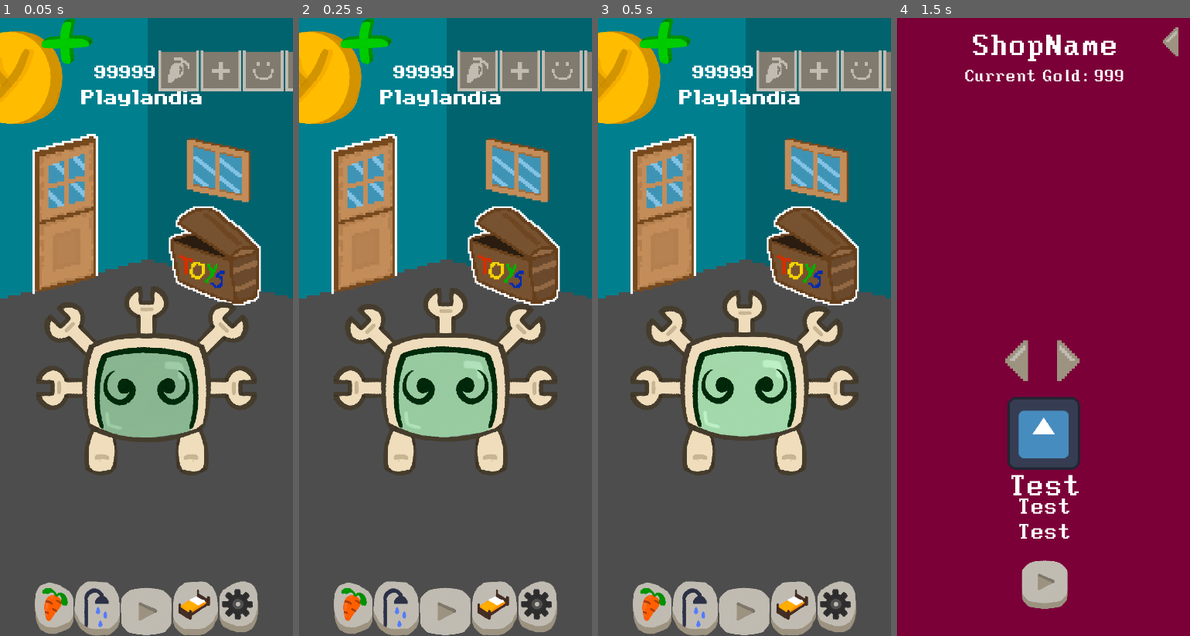
Above: before the commit, frames 1-4 (left to right).
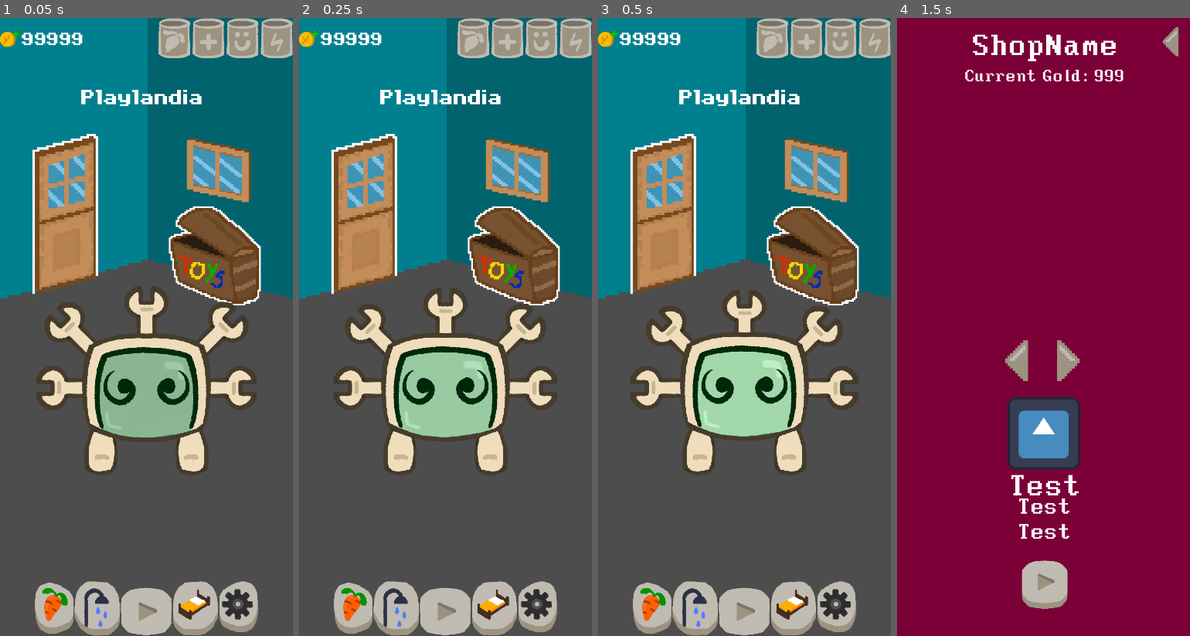
Above: after the commit, the same moments.

Repository: daniel-macias/mrduelm
Game: Godot game, scene res://Scenes/main.tscn
Two runs of this game, one before a commit and one after it. Both use one fixed random seed, a clock stepped at 60 frames per second and the inputs below. The engine's default icon, where the game draws it, is replaced by a stand-in: a white triangle on a blue panel in a dark square.
Inputs (mouse positions are in pixels of both pictures, inside the frame that each line leads up to):
- Up to frame 1 (0.05 s): no input
- Up to frame 2 (0.25 s): no input
- Up to frame 3 (0.5 s): no input
- Up to frame 4 (1.5 s): click (961, 215) at 0.5 s; click (1110, 252) at 1.25 s

The runs differ from the first frame. In frame 1, 8.7% of the frame differs, in the area x 0-100%, y 0-18%; in frame 2, 8.7%; in frame 3, 8.7%; in frame 4, nothing differs.

Commit message:
changed progress bar textures, fixed bubble animations

Diff:
--- a/Scenes/main.tscn
+++ b/Scenes/main.tscn
@@ -110,7 +110,7 @@
 "times": PackedFloat32Array(0.0333333, 0.566667, 1),
 "transitions": PackedFloat32Array(1, 1, 0.307786),
 "update": 0,
-"values": [Vector2(0.375, 0.375), Vector2(2.5, 2.5), Vector2(2, 2)]
+"values": [Vector2(0.05, 0.05), Vector2(0.5, 0.5), Vector2(0.35, 0.35)]
 }
 
 [sub_resource type="Animation" id="Animation_4vnpk"]
@@ -126,7 +126,7 @@
 "times": PackedFloat32Array(0.966667, 1.53333, 1.96667),
 "transitions": PackedFloat32Array(0.307786, 1, 1),
 "update": 0,
-"values": [Vector2(2, 2), Vector2(2.5, 2.5), Vector2(0.375, 0.375)]
+"values": [Vector2(0.35, 0.35), Vector2(1, 1), Vector2(0.05, 0.05)]
 }
 
 [sub_resource type="Animation" id="Animation_s5ua3"]
@@ -176,8 +176,8 @@
 radial_accel_max = 62.8
 tangential_accel_min = -100.0
 tangential_accel_max = 100.0
-scale_amount_min = 2.0
-scale_amount_max = 5.0
+scale_amount_min = 0.2
+scale_amount_max = 0.5
 
 [node name="Water2" type="CPUParticles2D" parent="Camera2D/Water"]
 position = Vector2(-100, -400)
@@ -188,8 +188,8 @@
 radial_accel_max = 62.8
 tangential_accel_min = -100.0
 tangential_accel_max = 100.0
-scale_amount_min = 2.0
-scale_amount_max = 5.0
+scale_amount_min = 0.2
+scale_amount_max = 0.5
 
 [node name="Water3" type="CPUParticles2D" parent="Camera2D/Water"]
 position = Vector2(100, -400)
@@ -200,8 +200,8 @@
 radial_accel_max = 62.8
 tangential_accel_min = -100.0
 tangential_accel_max = 100.0
-scale_amount_min = 2.0
-scale_amount_max = 5.0
+scale_amount_min = 0.2
+scale_amount_max = 0.5
 
 [node name="DraggableFood" type="Sprite2D" parent="Camera2D"]
 scale = Vector2(5, 5)
@@ -561,14 +561,18 @@
 [node name="TopBar" type="HBoxContainer" parent="CanvasLayer"]
 anchors_preset = 10
 anchor_right = 1.0
-offset_bottom = 128.0
-grow_horizontal = 2
-size_flags_vertical = 0
+offset_bottom = 100.0
+grow_horizontal = 2
+size_flags_horizontal = 3
+size_flags_vertical = 2
 
 [node name="CoinBtn" type="TextureButton" parent="CanvasLayer/TopBar"]
-layout_mode = 2
-size_flags_horizontal = 3
+custom_minimum_size = Vector2(50, 50)
+layout_mode = 2
+size_flags_horizontal = 4
+size_flags_vertical = 4
 texture_normal = ExtResource("22_pgui7")
+ignore_texture_size = true
 stretch_mode = 5
 
 [node name="Label" type="Label" parent="CanvasLayer/TopBar"]
@@ -584,7 +588,7 @@
 size_flags_vertical = 4
 
 [node name="FoodBar" type="TextureProgressBar" parent="CanvasLayer/TopBar/HBoxContainer"]
-custom_minimum_size = Vector2(100, 100)
+custom_minimum_size = Vector2(80, 100)
 layout_mode = 2
 fill_mode = 3
 nine_patch_stretch = true
@@ -593,7 +597,7 @@
 texture_progress = ExtResource("10_3nn5s")
 
 [node name="HealthBar" type="TextureProgressBar" parent="CanvasLayer/TopBar/HBoxContainer"]
-custom_minimum_size = Vector2(100, 100)
+custom_minimum_size = Vector2(80, 100)
 layout_mode = 2
 fill_mode = 3
 nine_patch_stretch = true
@@ -602,7 +606,7 @@
 texture_progress = ExtResource("10_3nn5s")
 
 [node name="HappyBar" type="TextureProgressBar" parent="CanvasLayer/TopBar/HBoxContainer"]
-custom_minimum_size = Vector2(100, 100)
+custom_minimum_size = Vector2(80, 100)
 layout_mode = 2
 fill_mode = 3
 nine_patch_stretch = true
@@ -611,7 +615,7 @@
 texture_progress = ExtResource("10_3nn5s")
 
 [node name="EnergyBar" type="TextureProgressBar" parent="CanvasLayer/TopBar/HBoxContainer"]
-custom_minimum_size = Vector2(100, 100)
+custom_minimum_size = Vector2(80, 100)
 layout_mode = 2
 fill_mode = 3
 nine_patch_stretch = true
Binary file changed: Sprites/UI/ProgressBars/bar_bg.png
Binary file changed: Sprites/UI/ProgressBars/bar_container.png
Binary file changed: Sprites/UI/ProgressBars/bar_fill.png
Binary file changed: Sprites/UI/ProgressBars/energy.png
Binary file changed: Sprites/UI/ProgressBars/food.png
Binary file changed: Sprites/UI/ProgressBars/happy.png
Binary file changed: Sprites/UI/ProgressBars/health.png
